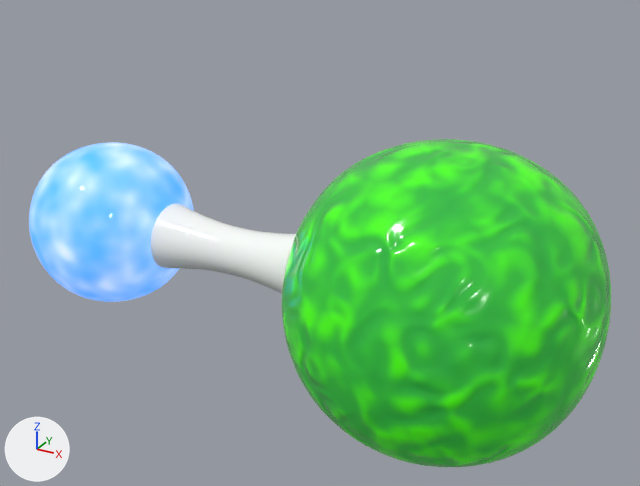
A saved change to the glTF model models/anorganicke/HCl.glb.
Camera for both pictures: a 50 mm lens placed at (3.79, -5.76, 3.13), pointed at (0.6, 0.05, 0.22). Every picture has the same lights, and +X, +Y and +Z are marked at lower left. Where no turn or scale is listed for an object, it has been applied to the vertices. Vertices at the same position are counted once.

Script lines for the objects in view, before the commit:
```python
me_cube_004 = bpy.data.meshes.new('Cube.004')
me_cube_004.from_pydata(...)  # 4420 vertices, 8704 faces; spans x -2.28..2.92, y -1.21..1.21, z -1.21..1.21
# faces by material slot: [2560, 3072, 3072]
me_cube_004.materials.append(mat_vazba)  # white #ffffff
me_cube_004.materials.append(mat_vodik)
me_cube_004.materials.append(mat_chlor)
ob_jednosytne_kyseliny = bpy.data.objects.new('jednosytne_kyseliny', me_cube_004)
ob_jednosytne_kyseliny.location = (-0.001, 0.0, -0.001)
```
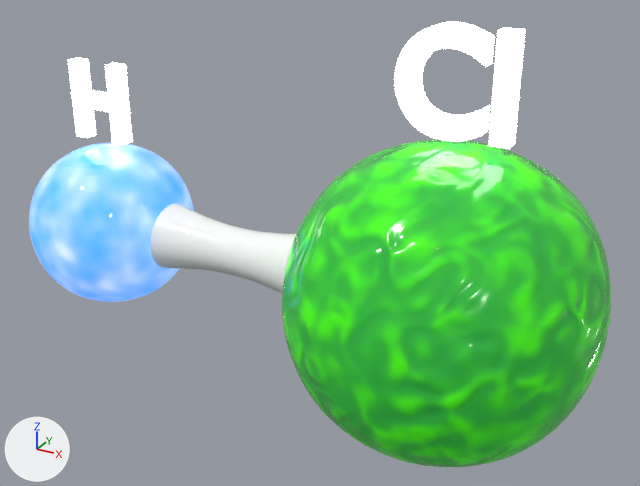
Where the newer file only moved an object's origin or applied its transform, the numbers keep the older frame.

Diff of the bpy script that builds the scene:
```diff
--- a/models/anorganicke/HCl.glb.py
+++ b/models/anorganicke/HCl.glb.py
@@ mat_text @@
+mat_text = principled_material('text')
+mat_text.base_color = (0.8, 0.8, 0.8)  # white #e7e7e7
+mat_text.emission_strength = 5.0
@@ me_cube_004 @@
 # used by ob_jednosytne_kyseliny; location = (-0.001, 0.0, -0.001)
-me_cube_004.from_pydata(...)  # 4420 vertices, 8704 faces; spans x -2.28..2.92, y -1.21..1.21, z -1.21..1.21
+me_cube_004.from_pydata(...)  # 4444 vertices, 8748 faces; spans x -2.28..2.92, y -1.21..1.21, z -1.21..1.48
+# me_cube_004 part 1: a new loose piece of 24 vertices spanning x -1.84..-1.29, y -0.06..0.06, z 0.8..1.48, in mat_text (white #e7e7e7)
 me_cube_004.materials.append(mat_vazba)
@@ me_cube_004 @@
 me_cube_004.materials.append(mat_chlor)
+me_cube_004.materials.append(mat_text)  # white #e7e7e7
@@ me_text_003 @@
+me_text_003.from_pydata(...)  # 204 vertices, 400 faces; spans x -0.38..0.49, y -0.063..0.063, z -0.403..0.4
+me_text_003.materials.append(mat_text)  # white #e7e7e7
@@ ob_text_003 @@
+ob_text_003 = bpy.data.objects.new('Text.003', me_text_003)
+ob_text_003.location = (1.64, 0.0, 1.68)
```

Where the change shows, as pixel boxes [x1, y1, x2, y2] in the pictures (640 x 486 px):
'jednosytne_kyseliny', reshaped (25% taller): before [29, 139, 611, 467]; after [29, 58, 611, 467]
'Text.003', added: after [394, 22, 525, 149]
part 1 of me_cube_004, added: after [68, 58, 133, 145]
